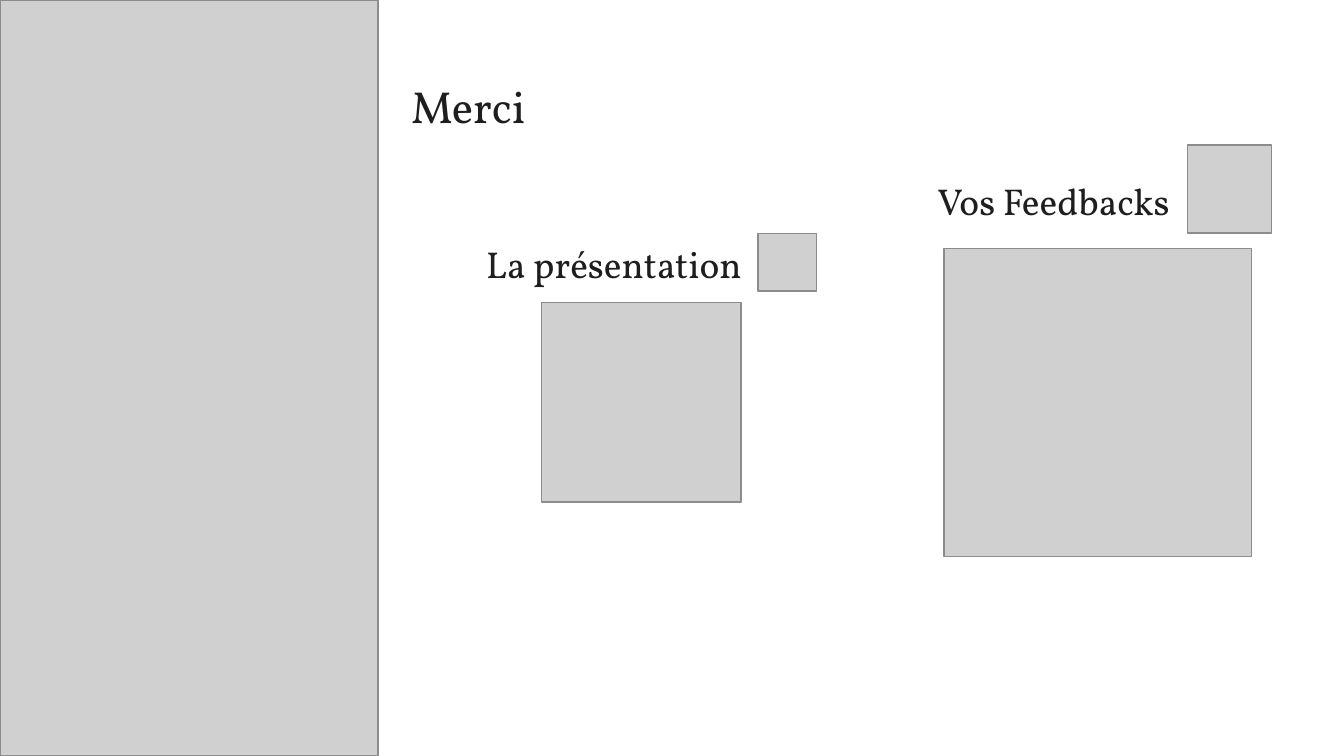
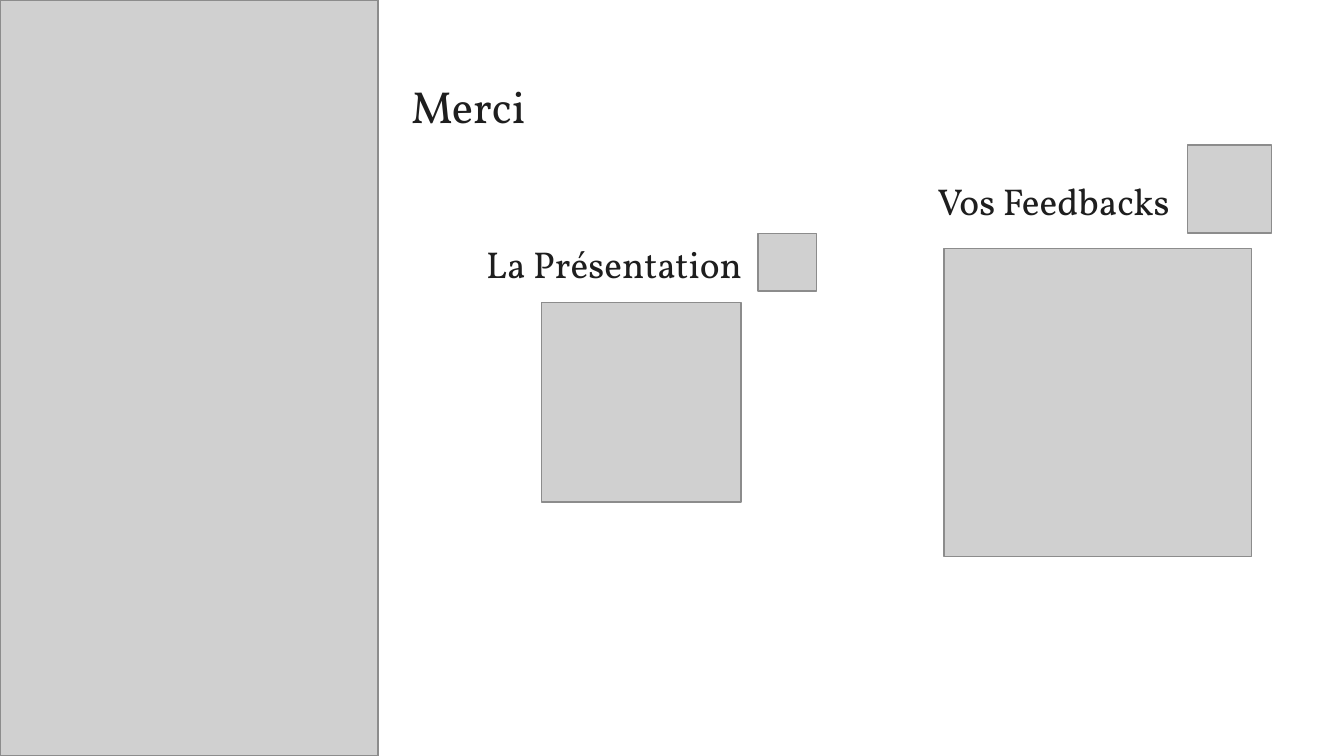
Before and after one commit to darken33/design-first-allinone, a slide deck: slide 56 of prez/Devfest Nantes 25 - API Design First.pptx. Drawn at 1344x756 pixels with LibreOffice and Linux fonts; fonts in the diff are those of the drawing; grey boxes stand for pictures; background and template pictures are left out. Boxes give left, top, right and bottom in pixels: in the first picture for what was removed or moved away, otherwise in the second. Text is boxed around its words. In the diff, an @@ line names an element or a change of style, - is before the commit and + after.

```diff
--- a/prez/Devfest Nantes 25 - API Design First.pptx
+++ b/prez/Devfest Nantes 25 - API Design First.pptx
@@ text at <box>486,251,742,279</box>: text changed @@
-La présentation
+La Présentation
```
Also in this commit, not shown: 1 other slide changed, 1 other file.
